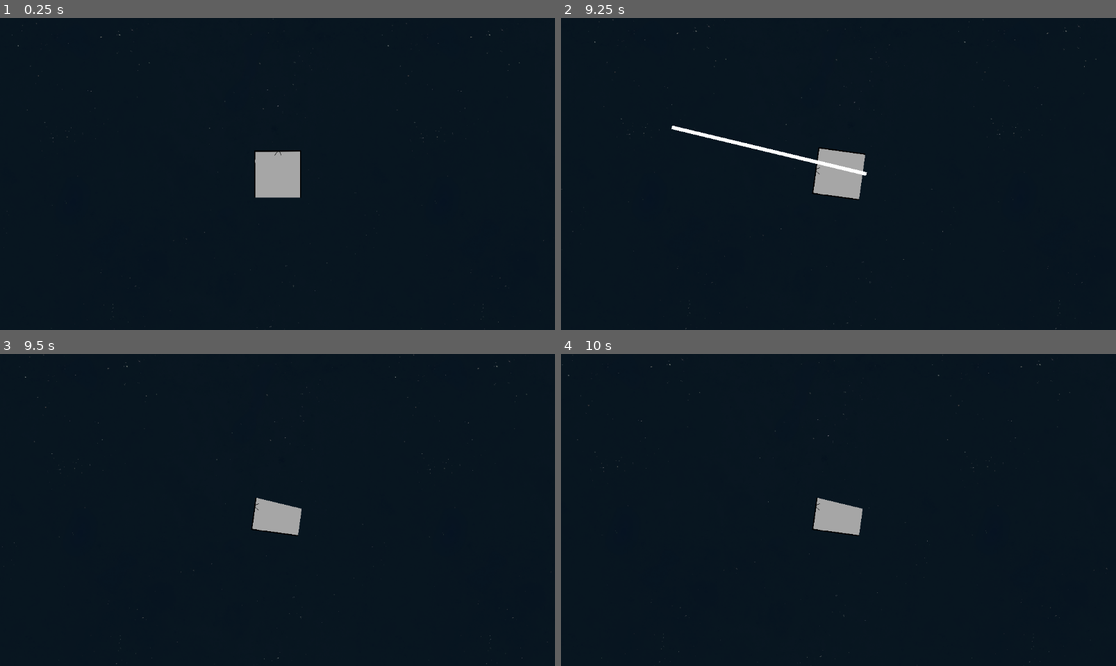
Above: before the commit, frames 1-4 (two rows, left to right).
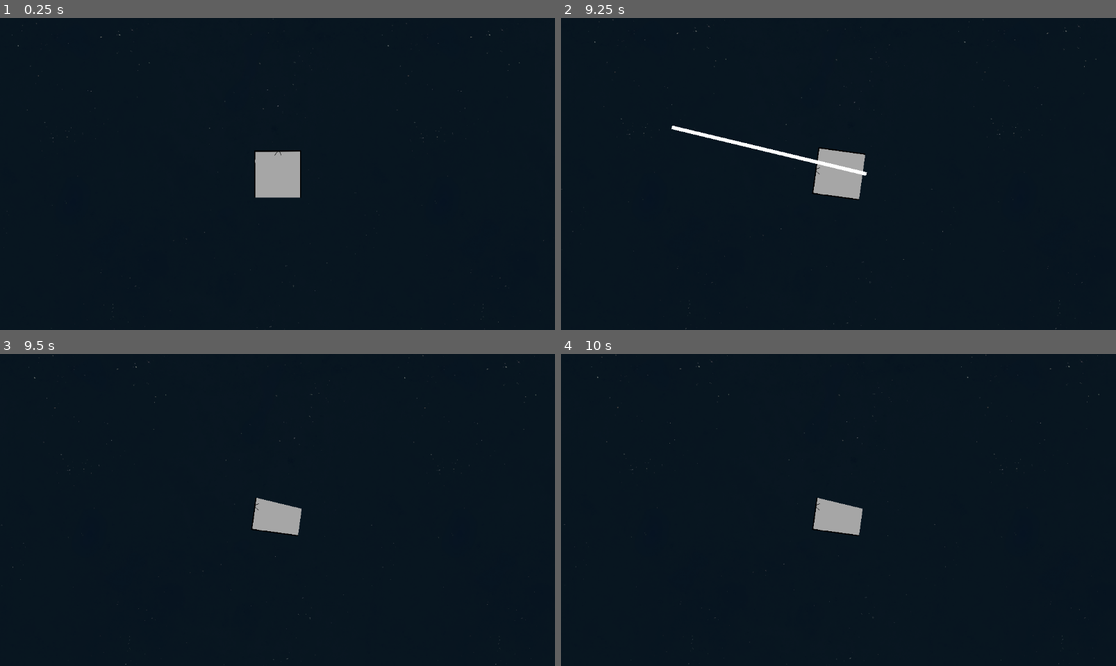
Above: after the commit, the same moments.

Repository: Dolphus2/NordicGameJam2026
Game: Godot game, scene res://scenes/game.tscn
Same seed, same stepped clock (60 frames per second), same inputs: the game is played once before the commit and once after it. This scene is started directly instead of the project's main scene.
Inputs (mouse positions are in pixels of both pictures, inside the frame that each line leads up to):
- Up to frame 1 (0.25 s): no input
- Up to frame 2 (9.25 s): tap Enter at 0.5, 5.75 s; move the mouse to (810, 236) at 0.52 s; hold W (accel) 0.53-1.25 s; click (810, 236) at 0.67 s; tap Space at 1.25 s; drag from (1005, 220) to (810, 236) at 1.27 s; move the mouse to (672, 127) at 2.02 s; hold Q (roll_left) 2.03-2.75 s; drag from (866, 174) to (672, 127) at 2.77 s; move the mouse to (755, 96) at 3.52 s; hold Q (roll_left) 3.53-4.25 s; drag from (960, 158) to (755, 96) at 4.27 s; move the mouse to (727, 189) at 5.02 s; hold W (accel) 5.03-5.75 s; click (727, 189) at 5.17 s; drag from (894, 105) to (727, 189) at 5.77 s; move the mouse to (810, 236) at 6.52 s; hold E (roll_right) 6.53-7.25 s; drag from (1005, 220) to (810, 236) at 7.27 s; move the mouse to (672, 127) at 8.02 s; hold Q (roll_left) 8.03-8.75 s; drag from (866, 174) to (672, 127) at 8.77 s
- Up to frame 3 (9.5 s): no input
- Up to frame 4 (10 s): move the mouse to (755, 432) at 9.52 s; hold W (accel) from 9.53 s (still down); click (755, 432) at 9.67 s

Frames 1-2 are identical in both runs. In frame 3, less than 0.1% of the frame differs, in the area x 0-100%, y 0-100%; in frame 4, less than 0.1%, in the area x 0-99%, y 0-100%.
Error after the commit: Assertion failed. (res://scripts/player.gd:160)

Commit message:
multicut

Diff:
--- a/scenes/game.tscn
+++ b/scenes/game.tscn
@@ -7,8 +7,6 @@
 [ext_resource type="Texture2D" uid="uid://bhhyowmpwvb1l" path="res://assets/StartingBackground.png" id="4_lbhrr"]
 [ext_resource type="PackedScene" path="res://scenes/asteroids.tscn" id="4_p57ef"]
 [ext_resource type="PackedScene" path="res://scenes/black_hole.tscn" id="5_u5sy4"]
-[ext_resource type="Texture2D" uid="uid://b6h4t5quexpt5" path="res://assets/arrow.png" id="8_0tnpc"]
-[ext_resource type="Script" uid="uid://cvydu0app6xv0" path="res://scripts/goal_locator.gd" id="9_vtaks"]
 
 [sub_resource type="TileSetAtlasSource" id="TileSetAtlasSource_iywne"]
 texture = ExtResource("4_lbhrr")
@@ -42,6 +40,7 @@
 
 [node name="Player" parent="." unique_id=1597567515 instance=ExtResource("1_uwrxv")]
 position = Vector2(2, -9)
+speed = 400
 
 [node name="Slicer" parent="Player" unique_id=2086154053 instance=ExtResource("2_yqjtg")]
 position = Vector2(-2, 9)
--- a/scenes/player.tscn
+++ b/scenes/player.tscn
@@ -5,6 +5,7 @@
 
 [node name="Player" type="CharacterBody2D" unique_id=1597567515]
 script = ExtResource("1_3vyb7")
+speed = null
 
 [node name="CollisionPolygon2D" type="CollisionPolygon2D" parent="." unique_id=1209824633]
 polygon = PackedVector2Array(66, 66, -66, 66, -66, -66, 66, -66)
--- a/scripts/player.gd
+++ b/scripts/player.gd
@@ -1,6 +1,7 @@
 extends CharacterBody2D
 
 @export var speed = 400
+
 
 #const SPEED = 300.0
 #const JUMP_VELOCITY = -400.0
@@ -17,19 +18,6 @@
 const G = 200
 
 
-func throw_mass(slice_start: Vector2, slice_end: Vector2, small_area: float):
-	# TODO: Find out what direction is towards the small volume
-	var throw_dir: Vector2 = Vector2(
-		slice_start[1]-slice_end[1],
-		slice_end[0]-slice_start[0]
-		).normalized()
-
-	var points = $CollisionPolygon2D.polygon
-
-	# TODO: DUMMY, Extract volume of polygon2D
-	const DUMMY_INIT_AREA = 20
-	velocity = 1/(DUMMY_INIT_AREA-small_area) * (PREV_MOMENTUM_FACTOR * DUMMY_INIT_AREA * velocity - small_area * THROW_SPEED * throw_dir)
-
 func get_determinant(p1, p2) -> float:
 	return p1.x * p2.y - p2.x * p1.y
 
@@ -56,7 +44,6 @@
 	if a > 0:
 		return 1
 	return -1
-
 
 
 func get_new_points(points : PackedVector2Array, c : Vector2, d : Vector2):
@@ -117,28 +104,67 @@
 			return [poly1, poly2]
 		return [poly2, poly1]
 
-func cut_player(slice_start, slice_end):
-	var points = $CollisionPolygon2D.polygon
-	var polygons = get_cut_polygons(points, slice_start, slice_end)
-	if polygons.size() == 2: # Can optimize this with an earlier check if necessary
+func get_velocity_pieces(polys, prev_poly, V):
+	"""Takes an array of polygons. The first one is the player with the largest area."""
+	var M = get_area(prev_poly)
+	var v1 = (V * PREV_MOMENTUM_FACTOR) * M # temp
+
+	var ms = []
+	var vs = []
+
+	for i in range(polys.size()):
+		var v = - (get_polygon_centroid(polys[0]) - get_polygon_centroid(polys[i])).normalized() * THROW_SPEED
+		var m = get_area(polys[i])
+		vs.append(v)  # ignore the first one. It will be 0
+		ms.append(m)
+		v1 -= v*m
+
+	v1 /= ms[0]
+	vs[0] = v1
+	#print("deltaV= v1 - V")
+	return vs
+
+	#var throw_dir: Vector2 = (position - get_polygon_centroid(poly)).normalized()
+	#var v1 = 1/mass * (PREV_MOMENTUM_FACTOR * DUMMY_INIT_AREA * velocity - small_area * THROW_SPEED * throw_dir)
+	##deltaV =
+	##velocity =
+	#velocity = 1/(DUMMY_INIT_AREA-small_area) * (PREV_MOMENTUM_FACTOR * DUMMY_INIT_AREA * velocity - small_area * THROW_SPEED * throw_dir)
+
+
+func cut_player(slice_start, slice_end) -> Array[PackedVector2Array]:
+	var player_poly = $CollisionPolygon2D.polygon
+	var polygons = get_cut_polygons(player_poly, slice_start, slice_end)
+
+	if polygons.size() >= 2: # Can optimize this with an earlier check if necessary
+		var V = get_velocity()
+		get_velocity_pieces(polygons, player_poly, V) # fully functional
+
+		# Update all pieces.
 
 		# Update collision
 		$CollisionPolygon2D.set_deferred("polygon", polygons[0])
+		#location = get_polygon_centroid(polygons[0])
 
 		# Update texture
 		$CollisionPolygon2D/Polygon2D.polygon = polygons[0]
 		$CollisionPolygon2D/Polygon2D.set_uv(polygons[0])
 
-		#TODO: Update renderer to match new collision block.
-		return polygons[1]
-	return null # Think of a better solution.
+	assert(polygons.size() >=1)
+	return polygons
 
 func _on_slicer_slice(slice_start, slice_end) -> void:
-	var small_piece = cut_player(slice_start, slice_end)
-	if small_piece:
-		# TODO: Spawn and render the part that flies off
-		throw_mass(slice_start, slice_end, get_area(small_piece))
-		#var points = $CollisionPolygon2D.polygon
+	# Cut the player into pieces and apply directional velocity for each piece.
+	var polys = cut_player(slice_start, slice_end)
+
+	for poly in polys:
+		assert(poly != $CollisionPolygon2D.polygon) #ensure it is not the player
+
+
+
+	#if polys:
+		## TODO: Spawn and render the part that flies off
+		#throw_mass(slice_start, slice_end, get_area(small_piece))
+		##var points = $CollisionPolygon2D.polygon
 
 
 
Not shown: 1 places in scenes/game.tscn that only renumber resources
